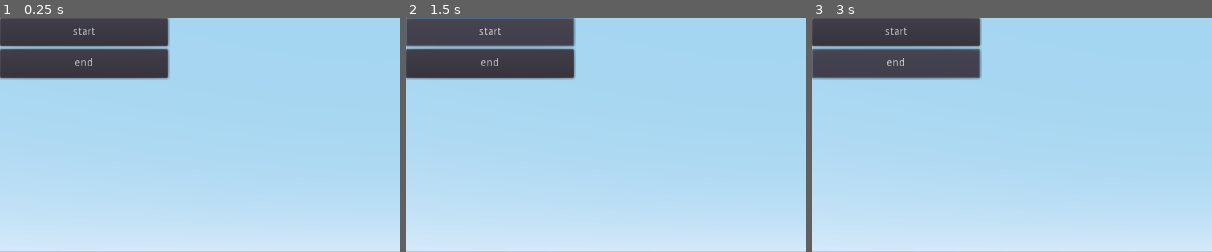
Above: before the commit, frames 1-3 (left to right).
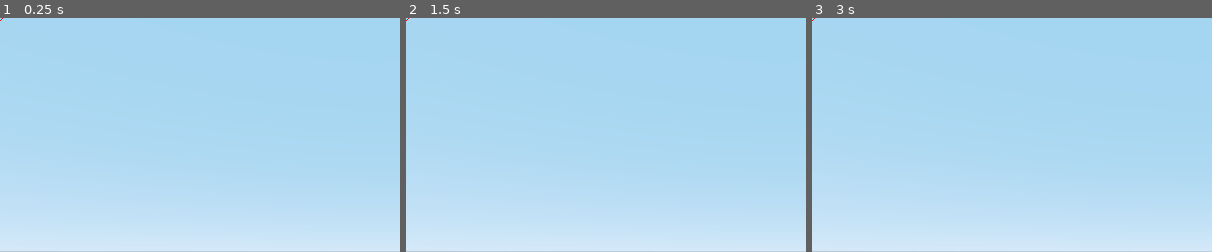
Above: after the commit, the same moments.

Repository: xmyhhh/GodotPlayground
Game: Godot game, scene res://01_ObjecManipulate/Main.tscn
Same seed, same stepped clock (60 frames per second), same inputs: the game is played once before the commit and once after it.
Inputs (mouse positions are % of the whole screen's width and height, from its top left):
- Up to frame 1 (0.25 s): no input
- Up to frame 2 (1.5 s): click (10, 10) at 0.5 s, where only the run before the commit has a clickable "end"; click (10, 3) at 1.25 s, where only the run before the commit has a clickable "start"
- Up to frame 3 (3 s): click (10, 3) at 2 s, where only the run before the commit has a clickable "start"; click (10, 10) at 2.75 s, where only the run before the commit has a clickable "end"
The pictures show only the part of the screen within x 0-50%, y 0-50%; the shares and areas given below are measured in that part.

The runs differ from the first frame. In frame 1, 11% of the frame differs, in the area x 0-43%, y 0-27%; in frame 2, 11%; in frame 3, 11%.

Commit message:
rotation优化

Diff:
--- /dev/null
+++ b/01_ObjecManipulate/DebugDraw2D.gd
@@ -0,0 +1,35 @@
+extends Control
+
+
+# Declare member variables here. Examples:
+# var a = 2
+# var b = "text"
+
+var center = Vector2(0, 0)
+var radius = 3
+var angle_from = 0
+var angle_to = 360
+var color = Color(1.0, 0.0, 0.0)
+# Called when the node enters the scene tree for the first time.
+
+
+func _process(delta):
+
+	update()
+
+func _draw():
+	draw_circle_arc(center, radius, angle_from, angle_to, color)
+
+# Called every frame. 'delta' is the elapsed time since the previous frame.
+#func _process(delta):
+#	pass
+func draw_circle_arc(center, radius, angle_from, angle_to, color):
+	var nb_points = 32
+	var points_arc = PoolVector2Array()
+
+	for i in range(nb_points + 1):
+		var angle_point = deg2rad(angle_from + i * (angle_to-angle_from) / nb_points - 90)
+		points_arc.push_back(center + Vector2(cos(angle_point), sin(angle_point)) * radius)
+
+	for index_point in range(nb_points):
+		draw_line(points_arc[index_point], points_arc[index_point + 1], color)
--- a/01_ObjecManipulate/Main.tscn
+++ b/01_ObjecManipulate/Main.tscn
@@ -1,8 +1,9 @@
-[gd_scene load_steps=8 format=2]
+[gd_scene load_steps=9 format=2]
 
 [ext_resource path="res://01_ObjecManipulate/Scripts/core/Manipulate/ManipulateableObject.gd" type="Script" id=1]
 [ext_resource path="res://01_ObjecManipulate/Scripts/Main.gd" type="Script" id=2]
 [ext_resource path="res://01_ObjecManipulate/Scripts/core/Manipulate/ManipulateSession.gd" type="Script" id=3]
+[ext_resource path="res://01_ObjecManipulate/DebugDraw2D.gd" type="Script" id=4]
 
 [sub_resource type="CubeMesh" id=1]
 size = Vector3( 20, 1, 20 )
@@ -75,28 +76,12 @@
 transform = Transform( 1, 0, 0, 0, 1, 0, 0, 0, 1, 0, 0, 0.504768 )
 shape = SubResource( 4 )
 
-[node name="GUI" type="Control" parent="."]
-margin_right = 40.0
-margin_bottom = 40.0
+[node name="Control" type="Control" parent="."]
+anchor_right = 1.0
+anchor_bottom = 1.0
+script = ExtResource( 4 )
 
-[node name="VBoxContainer" type="VBoxContainer" parent="GUI"]
-margin_right = 215.0
-margin_bottom = 77.0
-
-[node name="Button" type="Button" parent="GUI/VBoxContainer"]
-margin_right = 215.0
-margin_bottom = 36.0
-size_flags_horizontal = 3
-size_flags_vertical = 3
-text = "start"
-
-[node name="Button2" type="Button" parent="GUI/VBoxContainer"]
-margin_top = 40.0
-margin_right = 215.0
-margin_bottom = 77.0
-size_flags_horizontal = 3
-size_flags_vertical = 3
-text = "end"
-
-[connection signal="pressed" from="GUI/VBoxContainer/Button" to="Objects/Obj0" method="OnManipulateStartCallback"]
-[connection signal="pressed" from="GUI/VBoxContainer/Button2" to="Objects/Obj0" method="OnManipulateEndCallback"]
+[node name="Control2" type="Control" parent="."]
+anchor_right = 1.0
+anchor_bottom = 1.0
+script = ExtResource( 4 )
--- a/01_ObjecManipulate/Scripts/Main.gd
+++ b/01_ObjecManipulate/Scripts/Main.gd
@@ -38,3 +38,6 @@
 
 var faceMat = load("res://01_ObjecManipulate/shaders/BoundingBoxFaceMat.tres")
 var planeMat = load("res://01_ObjecManipulate/shaders/BoundingBoxPositionPlaneMat.tres")
+
+onready var debugNode0 = $Control
+onready var debugNode1 = $Control2
--- a/01_ObjecManipulate/Scripts/core/Manipulate/ManipulateableObject.gd
+++ b/01_ObjecManipulate/Scripts/core/Manipulate/ManipulateableObject.gd
@@ -1,6 +1,9 @@
 extends Spatial
 signal ManipulateStart
 signal ManipulateEnd
+
+
+
 
 enum ManipulateActionType {Position, Rotation, Scale}
 enum ManipulateActionDirectionType {XAsix, YAsix, ZAsix}
@@ -172,7 +175,7 @@
 		meshInst.handleInfo.handleType = ManipulateActionType.Rotation
 		meshInst.transform.origin = editorRoot.eadgTrans[3 * i] * boxSizeHalf
 		meshInst.transform.basis = Basis(editorRoot.eadgTrans[3 * i + 1])
-		meshInst.handleInfo.handleData = {"boxSizeHalf":boxSizeHalf ,"edgePos": editorRoot.eadgTrans[3 * i] * boxSizeHalf, "normal": editorRoot.eadgTrans[3 * i + 2]}
+		meshInst.handleInfo.handleData = {"boxSizeHalf":boxSizeHalf, "edgePos": editorRoot.eadgTrans[3 * i] * boxSizeHalf, "normal": editorRoot.eadgTrans[3 * i + 2]}
 	#Step 2: 8 horn gen
 	var hornTmpArray = []
 	for i in range(8):
@@ -321,20 +324,18 @@
 		objStartTrans = transform
 		rotateAxis = objStartTrans.basis.xform(currentHandleInfo.handleData["normal"]).normalized()
 		var edgeEnd = GetEdgeEnd(currentHandleInfo.handleData["edgePos"], currentHandleInfo.handleData["boxSizeHalf"])
-		screebSurfaceVec3_0 = ProjectVec3ToScreenSurface(
-			to_global(objStartTrans.basis.xform(
-				edgeEnd[0]
-				)
-			)
+		screebSurfaceVec3_0 = currentCamera.unproject_position(
+			boundingBoxRoot.to_global(edgeEnd[0])
 		)
-		screebSurfaceVec3_1 = ProjectVec3ToScreenSurface(
-			to_global(objStartTrans.basis.xform(
-				edgeEnd[1]
-				)
-			)
+		screebSurfaceVec3_1 = currentCamera.unproject_position(
+			boundingBoxRoot.to_global(edgeEnd[1])
 		)
-
-		rotateStartDir = Cal2DVerticalVec(Vector2((screebSurfaceVec3_0 - screebSurfaceVec3_1).x, (screebSurfaceVec3_0 - screebSurfaceVec3_1).y))
+		editorRoot.debugNode0.center = screebSurfaceVec3_0
+		editorRoot.debugNode0.color = Color(.0, 1.0, 0.0)
+		editorRoot.debugNode1.center = screebSurfaceVec3_1
+
+
+		rotateStartDir = Cal2DVerticalVec(screebSurfaceVec3_0 - screebSurfaceVec3_1)
 	else:
 		transform.origin = Vector3(0, 0, 0)
 		#(rotateStartTouchPos - event.position).length() * 0.05
@@ -342,7 +343,7 @@
 		var rotateAngle = rotateStartDir.dot(event.position - rotateStartTouchPos) * RotationByTouchDistanceSpeed
 #
 #
-		transform = objStartTrans.rotated(rotateAxis, rotateAngle)
+		transform = objStartTrans.rotated(rotateAxis, rotateAngle)  #正rotateAngle对于轴rotateAxis来说是逆时针旋转
 		print("rotateAngle", rotateAngle)
 		print("screebSurfaceVec3_0",screebSurfaceVec3_0)
 		print("screebSurfaceVec3_1",screebSurfaceVec3_1)
@@ -533,8 +534,8 @@
 
 
 func Cal2DVerticalVec(inVec:Vector2):
-	var artan = atan(inVec.x / (inVec.y + 0.0001))
-	return Vector2(cos(artan), sin(artan)).normalized()
+	var res = Vector3(0, 0, 1).cross(Vector3(inVec.x, inVec.y, 0))
+	return Vector2(res.x, res.y).normalized()
 #endregion
 
 #region setget
